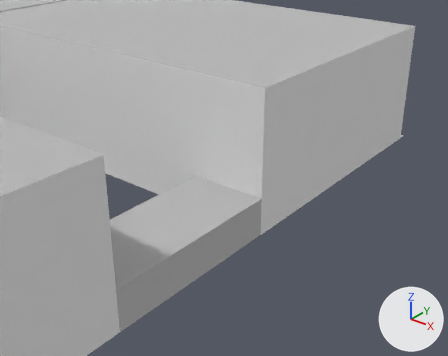
One commit to the Blender file MISSIONS/TUMBLE/Waves.blend: the scene before it, then after it.
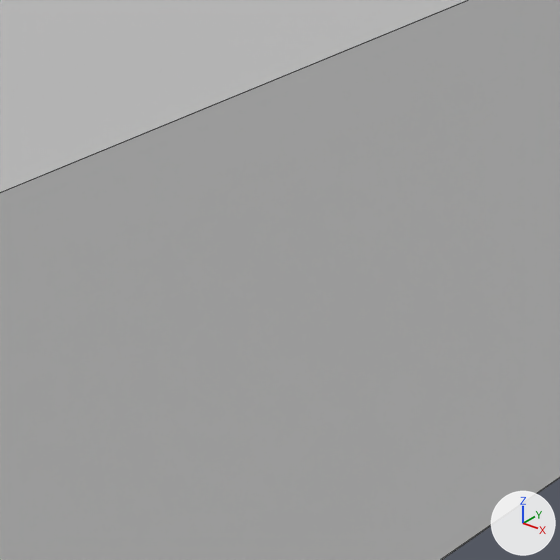
There are two pictures of each version: one from a 50 mm camera at (23.49, -17.16, 6.67) aimed at (15.27, -6.88, 0.3), one close up on the part from 64% to 89% of the width and 11% to 44% of the height. Lighting does not change. The marker at lower right points along +X, +Y and +Z. The close-ups show mesh edges as thin lines.

The scene before the commit, as lines of its bpy script (objects in view):
```python
me_plane_005 = bpy.data.meshes.new('Plane.005')
me_plane_005.from_pydata([(-5.19, -8.72, 0.0), (4.91, -8.73, 0.0), (-5.19, -1.91, 0.0), (4.92, -1.91, 0.0)], [], [(0, 1, 3, 2)])
me_plane_005.materials.append(mat_roof)  # its picture is missing
me_plane_074 = bpy.data.meshes.new('Plane.074')
me_plane_074.from_pydata([(0.0, -3.4, 1.58), (0.0, -3.4, -1.58), (0.0, 3.4, 1.58), (0.0, 3.4, -1.58)], [], [(0, 1, 3, 2)])
me_plane_074.materials.append(mat_wallredtiles)  # its picture is missing
ob_plane_052 = bpy.data.objects.new('Plane.052', me_plane_005)
ob_plane_052.location = (11.965, 0.689, 3.159)
ob_plane_052.rotation_euler = (0.0, -3.142, 0.0)  # degrees (0, -180, 0)
ob_plane_068 = bpy.data.objects.new('Plane.068', me_plane_074)
ob_plane_068.location = (17.159, -4.627, 1.579)
ob_plane_068.rotation_euler = (0.0, 0.0, -3.142)  # degrees (0, 0, -180)
```
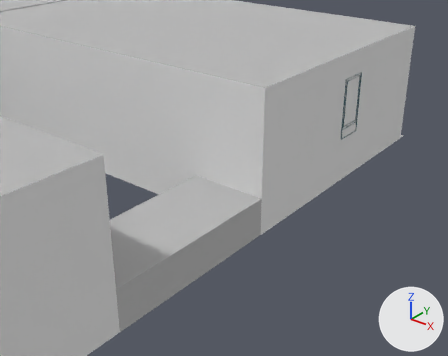
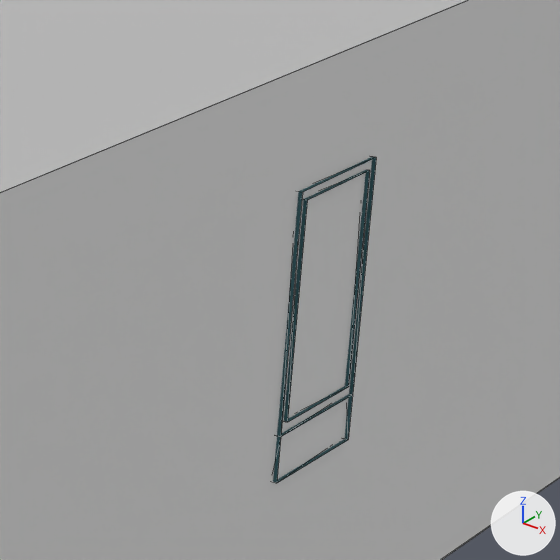
Where the change shows, as pixel boxes (x1, y1, x2, y2) in the close-ups (560 x 560 px):
'11', added (cyan)
    after: (277, 157, 376, 437)
'22', added (cyan)
    after: (273, 395, 353, 483)

Diff of the bpy script that builds the scene:
```diff
--- a/MISSIONS/TUMBLE/Waves.blend.py
+++ b/MISSIONS/TUMBLE/Waves.blend.py
@@ mat_material_771 @@
+mat_material_771 = principled_material('Material.771')
+mat_material_771.base_color = (0.0627, 0.157, 0.18)  # dark cyan #476e76
+mat_material_771.metallic = 0.25
+mat_material_771.specular_ior_level = 0.0
@@ me_22 @@
+me_22.from_pydata(...)  # 56 vertices, 26 faces; spans x -0.364..0.364, y -0.122..0.122, z -0.12..0.12
+me_22.materials.append(mat_material_771)  # its picture is missing
@@ me_11 @@
+me_11.from_pydata(...)  # 40 vertices, 24 faces; spans x -0.364..0.364, y -0.018..0.018, z -0.606..0.606
+me_11.materials.append(mat_material_771)  # its picture is missing
@@ ob_22 @@
+ob_22 = bpy.data.objects.new('22', me_22)
+ob_22.location = (17.058, -4.486, 1.234)
+ob_22.rotation_euler = (0.0, 0.0, -1.571)  # degrees (0, 0, -90)
@@ ob_11 @@
+ob_11 = bpy.data.objects.new('11', me_11)
+ob_11.location = (17.162, -4.486, 1.959)
+ob_11.rotation_euler = (0.0, 0.0, -1.571)  # degrees (0, 0, -90)
```
